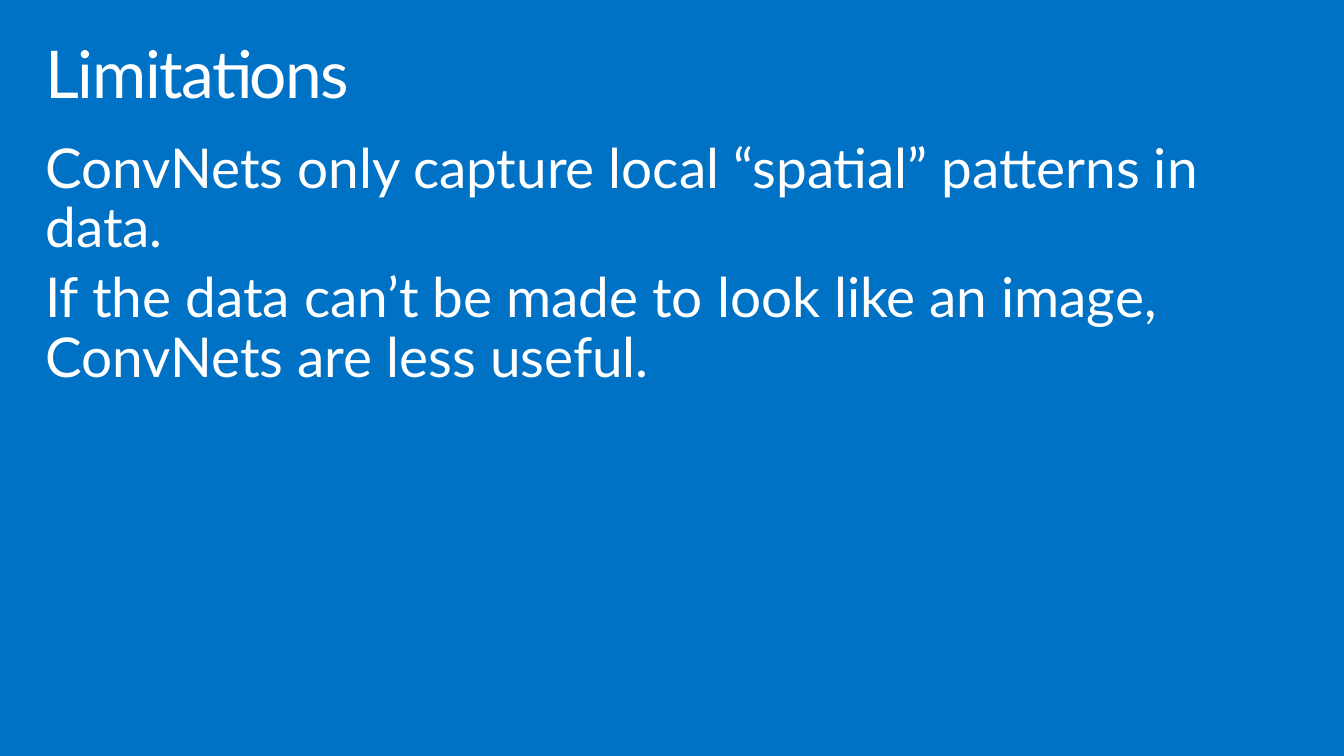
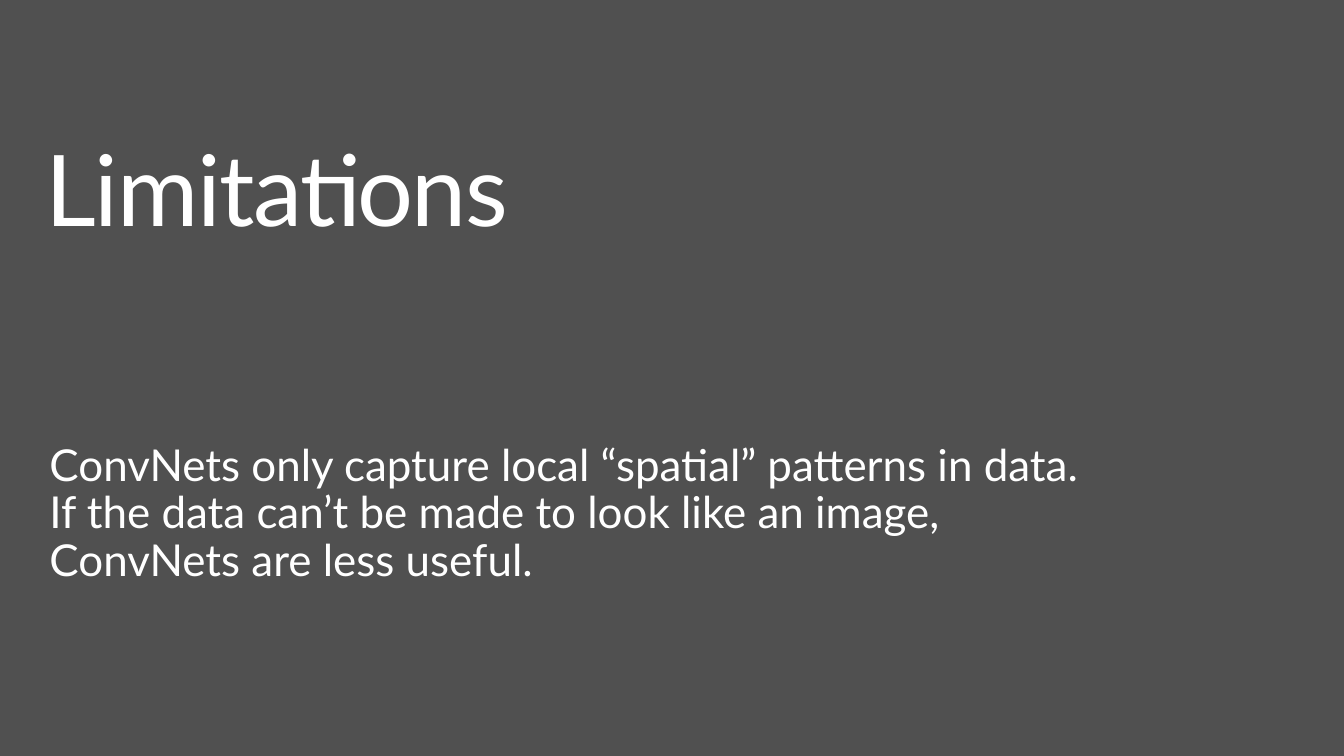
Before and after one commit to bienhuynh/KTTTNT, a slide deck: slide 86 of Nhan dang chu viet tay/Final/Docs/Thuật toán mạng CNN.pptx. Drawn at 1344x756 pixels with LibreOffice and Linux fonts; fonts in the diff are those of the drawing; background and template pictures are left out. Boxes give left, top, right and bottom in pixels: in the first picture for what was removed or moved away, otherwise in the second. Text is boxed around its words. In the diff, an @@ line names an element or a change of style, - is before the commit and + after.

```diff
--- a/Nhan dang chu viet tay/Final/Docs/Thuật toán mạng CNN.pptx
+++ b/Nhan dang chu viet tay/Final/Docs/Thuật toán mạng CNN.pptx
@@ background #0072C6 to picture (left out) @@
@@ title "Limitations": place and size @@
-title "Limitations" at <box>45,49,349,99</box>
+title "Limitations" at <box>45,153,508,227</box>
@@ title "Limitations" at <box>45,153,508,227</box>: size 48 to 72 pt @@
@@ text "ConvNets only capture local “spatial” ...": place and size @@
-text "ConvNets only capture local “spatial” ..." at <box>45,146,1198,378</box>
+text "ConvNets only capture local “spatial” ..." at <box>49,447,1078,577</box>
@@ text "ConvNets only capture local “spatial” ..." at <box>49,447,1078,577</box>: size 40 to 32 pt; less space between paragraphs @@
```
Also in this commit, not shown: 90 other slides changed, 1 slide added, 1 slide removed, 10 other files.
